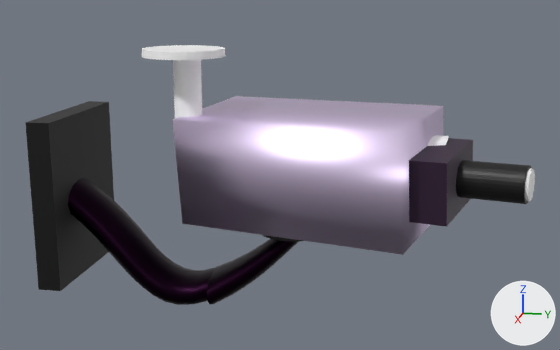
The glTF model src/main/resources/Models/CamaraJUNTAV2.glb: old version first, new version second.
Camera for both pictures: a 50 mm lens placed at (9.62, 1.15, 2.27), pointed at (-0.08, -0.79, -0.15). Every picture has the same lights, and +X, +Y and +Z are marked at lower right. Where no turn or scale is listed for an object, it has been applied to the vertices.

Script lines for the objects in view, before the commit:
```python
ob_parte_fija = bpy.data.objects.new('Parte Fija', me_cube_003)
ob_parte_fija.location = (0.003, -3.644, -0.49)
ob_parte_fija_1 = bpy.data.objects.new('Parte fija', me_sphere_001)
ob_parte_fija_1.location = (0.0, -2.022, 0.237)
ob_parte_mobil = bpy.data.objects.new('Parte Mobil', me_cube_002)
ob_parte_mobil.location = (0.0, 0.0, 0.0)
ob_parte_mobil_001 = bpy.data.objects.new('Parte Mobil.001', me_cube_004)
ob_parte_mobil_001.location = (0.0, 0.0, 0.0)
```
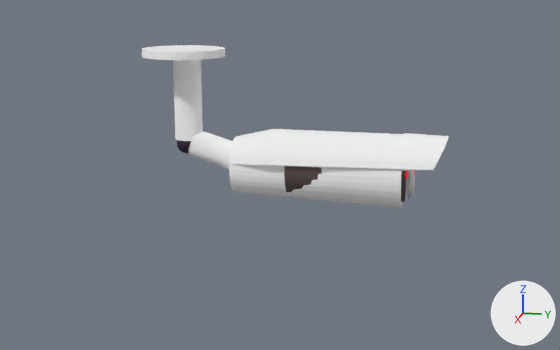
Location of each change, (x1, y1, x2, y2) in pixels of the pictures (560 x 350 px):
```json
{"object": "Parte Mobil", "change": "deleted", "before": [173, 96, 530, 255], "faces in mat_material_001 (white #f1dfff)": [173, 96, 444, 255], "faces in mat_material_003 (dark purple #2b1330)": [409, 138, 473, 227], "faces in mat_material_002 (black #000000)": [456, 160, 530, 204]}
{"object": "Parte Fija", "change": "deleted", "before": [25, 101, 303, 305], "on screen": "black", "faces in mat_material_005 (black #000000)": [25, 101, 114, 291], "faces in mat_material_007 (black #180718)": [68, 178, 299, 305]}
{"object": "Parte Mobil.001", "change": "deleted", "before": [524, 166, 535, 204], "faces in mat_material_006 (white #ffffff)": [525, 169, 535, 201]}
{"object": "Parte mobil", "change": "unchanged, uncovered by the edit", "before": [428, 135, 449, 146], "after": [189, 129, 449, 208]}
```

Scene script edits in JSON lines:
```json
{"op": "remove", "block": "ob_parte_mobil", "code": ["ob_parte_mobil = bpy.data.objects.new('Parte Mobil', me_cube_002)", "ob_parte_mobil.location = (0.0, 0.0, 0.0)"]}
{"op": "remove", "block": "ob_parte_fija", "code": ["ob_parte_fija = bpy.data.objects.new('Parte Fija', me_cube_003)", "ob_parte_fija.location = (0.003, -3.644, -0.49)"]}
{"op": "remove", "block": "ob_parte_mobil_001", "code": ["ob_parte_mobil_001 = bpy.data.objects.new('Parte Mobil.001', me_cube_004)", "ob_parte_mobil_001.location = (0.0, 0.0, 0.0)"]}
```
